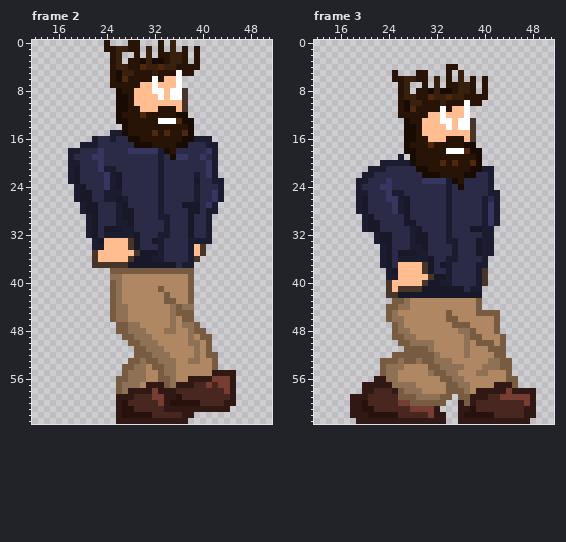
Two versions of one pixel-art file, Assets/Sprites/godwalk.aseprite. Above: the version before the commit.
64x64 pixels, 12 frames. Colours within 5 levels of each other are drawn and written as one. Shown: frame 2: x 12..51, y 0..63; frame 3: x 12..51, y 0..63. The commit also changed other frames, which this record leaves out.
Now the later version:
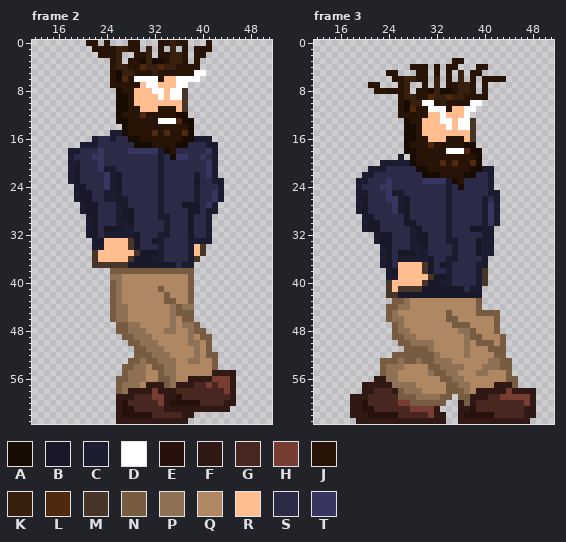
Palette (. is transparent): A #180b01  B #181828  C #1c1c30  D #ffffff  E #28100c  F #301915  G #482721  H #783d32  J #281406  K #38200f  L #50280d  M #483529  N #785c42  P #8f7255  Q #af8863  R #ffbd90  S #2b2b48  T #363660
Changes in this commit:
Frame 2:
Colour D now appears in row 5 at x 39 to 40; in row 6 at x 37 to 39; in row 7 at x 37.
The author changed colour J to colour D in row 6 at x 29 to 31.
The author changed colour R to colour D in row 7 at x 31.
Colour J now appears in row 0 at x 21 to 22, 34, 36 to 37 and 41; in row 1 at x 22 to 23 and 40 to 41; in row 2 at x 23 to 24, 30 and 40.
The author changed colour D to colour J in row 5 at x 36.
Frame 3:
Colour D now appears in row 11 at x 38.
The author changed colour J to colour D in row 10 at x 30 to 31 and 38 to 39; in row 11 at x 31 to 32.
Colour J now appears in row 3 at x 35 to 36; in row 4 at x 28 to 30, 32 and 39 to 40; in row 5 at x 24, 32 and 38 to 39; in row 6 at x 41 to 43; in row 7 at x 21 to 22; in row 8 at x 22 to 25.
The author changed colour D to colour J in row 10 at x 37.
Boxes around the changes in both pictures, in picture pixels (x1, y1, x2, y2):
added: (86, 40, 110, 58)
changed: (134, 40, 212, 88)
changed: (368, 58, 506, 112)
